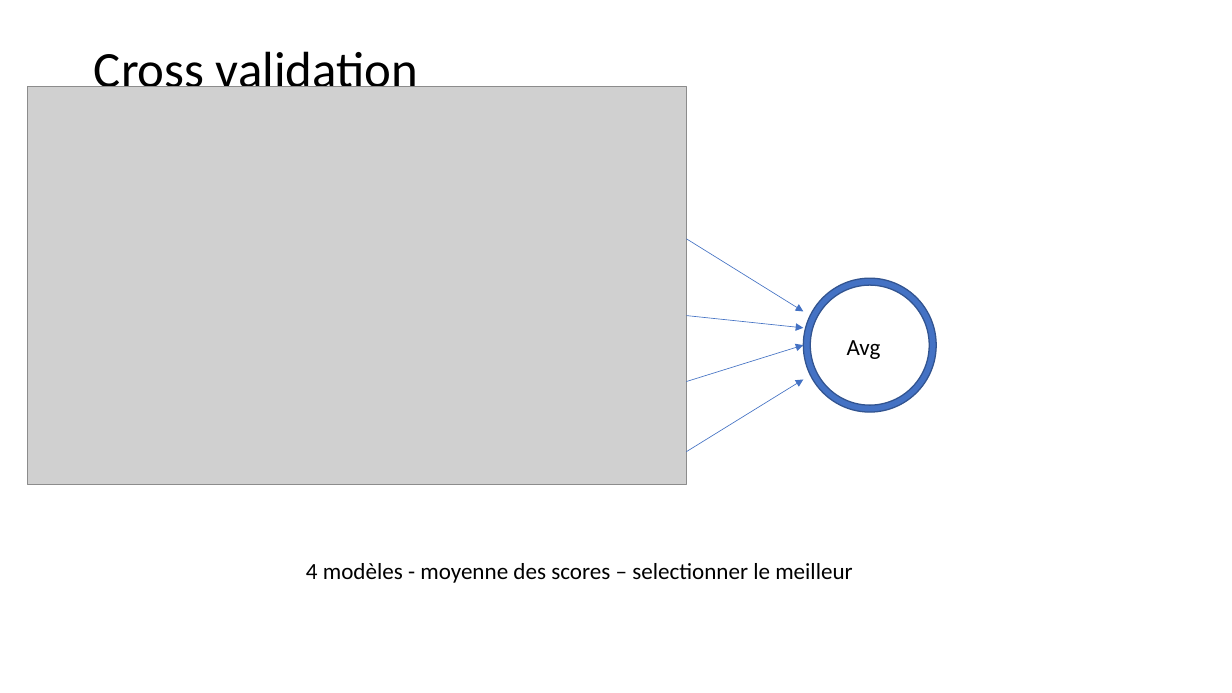
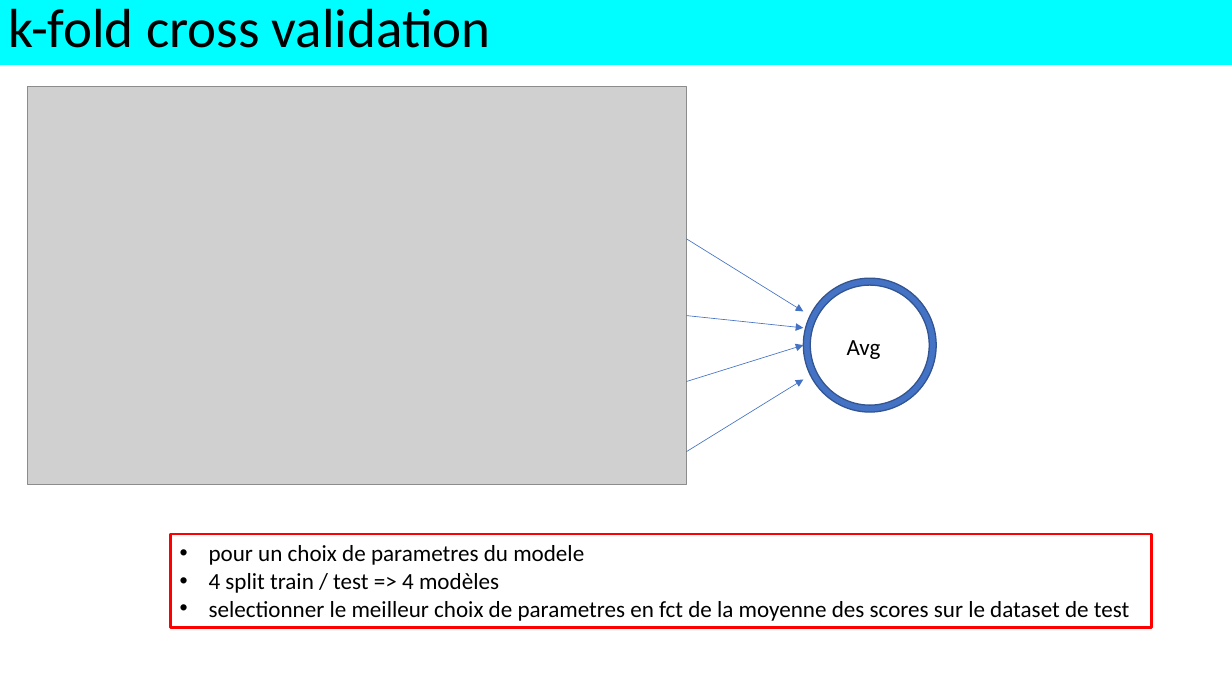
Before and after one commit to alexisperrier/XEmines_DataScience_2020, a slide deck: slide 15 of slides/XEM20_S1D5_biais_variance.pptx (slide 14 before the commit). Drawn at 1232x693 pixels with LibreOffice and Linux fonts; fonts in the diff are those of the drawing; grey boxes stand for pictures. Boxes give left, top, right and bottom in pixels: in the first picture for what was removed or moved away, otherwise in the second. Text is boxed around its words. In the diff, an @@ line names an element or a change of style, - is before the commit and + after.

```diff
--- a/slides/XEM20_S1D5_biais_variance.pptx
+++ b/slides/XEM20_S1D5_biais_variance.pptx
@@ rectangle "k-fold cross validation": place and size @@
-rectangle "k-fold cross validation" at (94,51,418,99)
+rectangle "k-fold cross validation" at (0,0,1232,65)
@@ rectangle "k-fold cross validation" at (0,0,1232,65): fill none to #00FDFF @@
@@ text in rectangle at (8,8,491,48): text changed; size 39.6 to 42.9 pt @@
-Cross validation
+k-fold cross validation
@@ rectangle "pour un choix de parametres ...": place and size @@
-rectangle "pour un choix de parametres ..." at (306,563,852,583)
+rectangle "pour un choix de parametres ..." at (171,534,1153,628)
@@ rectangle "pour un choix de parametres ..." at (171,534,1153,628): outline none to #FF0000 2.25 pt @@
@@ text in rectangle at (209,545,1129,621): text changed @@
-4 modèles - moyenne des scores – selectionner le meilleur
+• pour un choix de parametres du modele
+• 4 split train / test => 4 modèles
+• selectionner le meilleur choix de parametres en fct de la moyenne des scores sur le dataset de test
```
Also in this commit, not shown: 16 other slides changed, 5 slides added, 2 slides removed, 7 other files.
